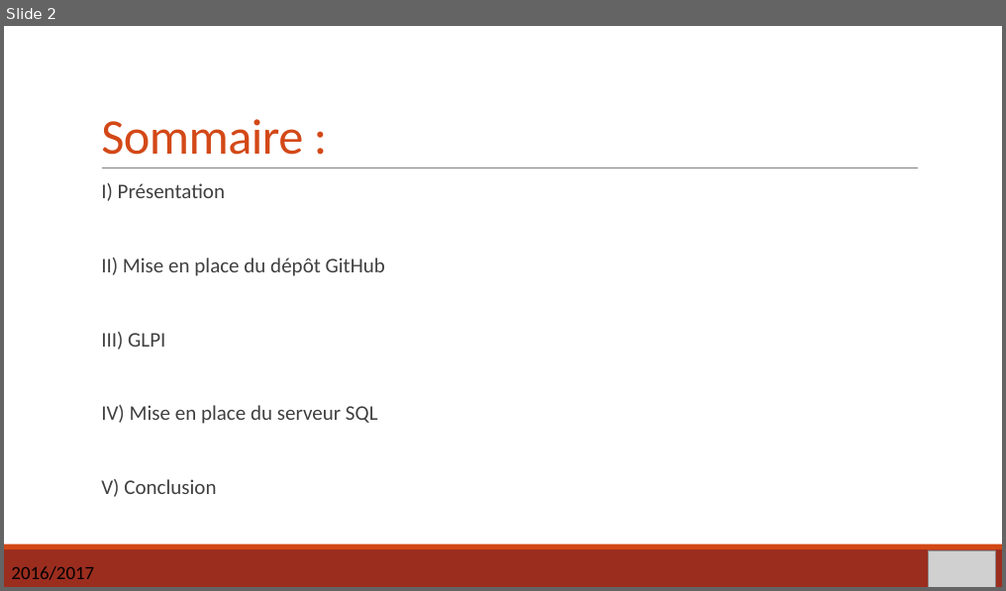
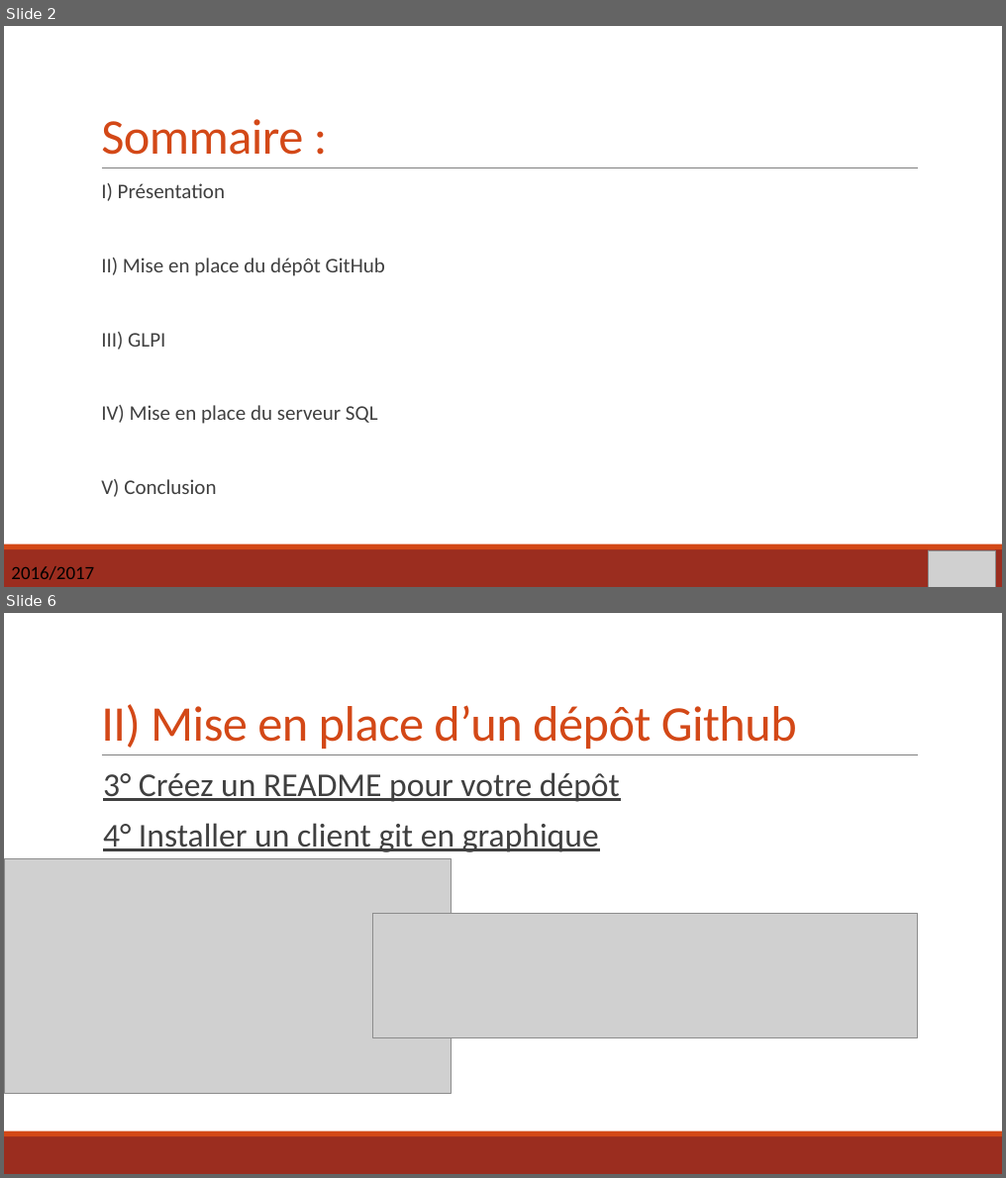
Before and after one commit to PierreGaly/Projet-mod-lisation, a slide deck: projet_BDD_Soutenace.pptx. Shown one above the other, each under a label of ours: slide 2 before the commit, slides 2 and 6 after it; the slides between them are not shown. The pictures are 1006x591 and 1006x1178 pixels, drawn with LibreOffice and Linux fonts; fonts in the diff are those of the drawing; grey boxes stand for pictures. Boxes give left, top, right and bottom in pixels: in the first picture for what was removed or moved away, otherwise in the second. Text is boxed around its words. In the diff, an @@ line names an element or a change of style, - is before the commit and + after.

```diff
--- a/projet_BDD_Soutenace.pptx
+++ b/projet_BDD_Soutenace.pptx
@@ slide 6 added at (4, 613, 1002, 1174), background #FFFFFF; not listed: 3 template elements that a slide beside it also shows @@
@@ title added at (101, 704, 797, 749), 48 pt, text #D34817 @@
+II) Mise en place d’un dépôt Github
@@ text added at (103, 772, 620, 853), 32 pt, text #404040, underline @@
+  3° Créez un README pour votre dépôt
+  4° Installer un client git en graphique
@@ picture added at (4, 860, 450, 1093) @@
@@ picture added at (372, 914, 918, 1039) @@
```
Also in this commit, not shown: 2 slides changed, 2 other slides added, 1 slide removed.
